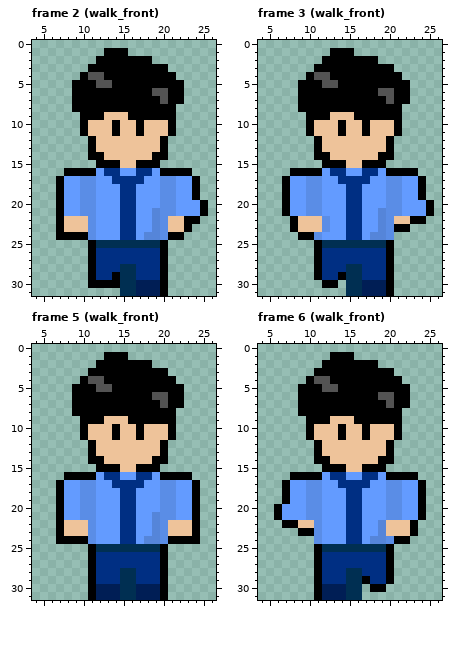
Edited in one commit: pixel-art file (Art/Aseprite/Dongwoo.aseprite). This is how it looked before the edit.
32x32 pixels, 23 frames. Colours within 5 levels of each other are drawn and written as one. Shown: frame 2 (walk_front): x 4..26, y 0..31; frame 3 (walk_front): x 4..26, y 0..31; frame 5 (walk_front): x 4..26, y 0..31; frame 6 (walk_front): x 4..26, y 0..31. The commit also changed other frames, which this record leaves out.
New version:
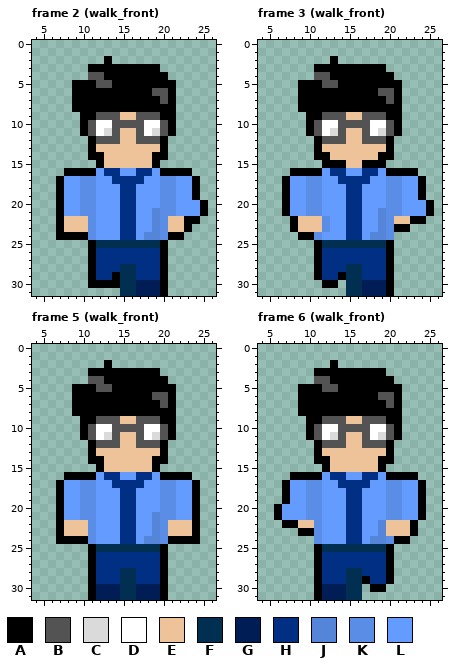
Palette (. is transparent): A #000000  B #535353  C #dadada  D #ffffff  E #eec39a  F #002f52  G #001e55  H #002f83  J #5585d9  K #5a8de6  L #639bff
Changes in this commit:
Frame 2 (walk_front):
The author changed colour A to colour B in row 9 at x 12 and 17 to 19; in rows 10 to 11 at x 14 and 17.
The author changed colour E to colour B in row 9 at x 13 to 14; in row 10 at x 11, 15 to 16 and 20; in row 11 at x 11 and 20; in row 12 at x 12 to 14 and 17 to 19.
The author changed colour E to colour C in row 11 at x 13 and 19.
The author changed colour E to colour D in row 10 at x 12 to 13 and 18 to 19; in row 11 at x 12 and 18.
The author changed colour A to colour E in row 9 at x 16; in row 15 at x 13 to 14 and 17 to 18.
The author cleared colour A in row 1 at x 13 to 15; in row 2 at x 12 and 14 to 18; in row 3 at x 20; in row 4 at x 10 and 21; in rows 5 to 7 at x 22.
Frame 3 (walk_front):
The author changed colour A to colour B in row 9 at x 12 and 17 to 19; in rows 10 to 11 at x 14 and 17.
The author changed colour E to colour B in row 9 at x 13 to 14; in row 10 at x 11, 15 to 16 and 20; in row 11 at x 11 and 20; in row 12 at x 12 to 14 and 17 to 19.
The author changed colour E to colour C in row 11 at x 13 and 19.
The author changed colour E to colour D in row 10 at x 12 to 13 and 18 to 19; in row 11 at x 12 and 18.
The author changed colour A to colour E in row 9 at x 16.
The author cleared colour A in row 1 at x 13 to 15; in row 2 at x 12 and 14 to 18; in row 3 at x 20; in row 4 at x 10 and 21; in rows 5 to 7 at x 22.
Frame 5 (walk_front): the same change as frame 2 (walk_front)
Frame 6 (walk_front): the same change as frame 2 (walk_front)
Boxes around the changes in both pictures, in picture pixels (x1, y1, x2, y2):
changed: (80, 48, 184, 168)
changed: (306, 48, 410, 144)
changed: (80, 352, 184, 472)
changed: (306, 352, 410, 472)
